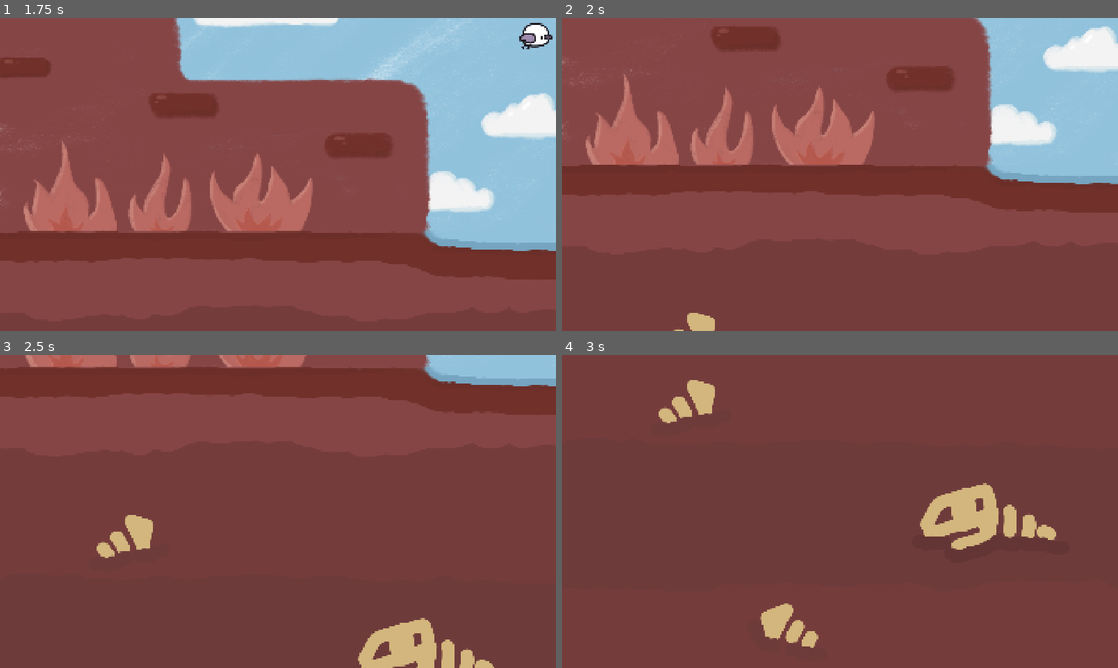
Above: before the commit, frames 1-4 (two rows, left to right).
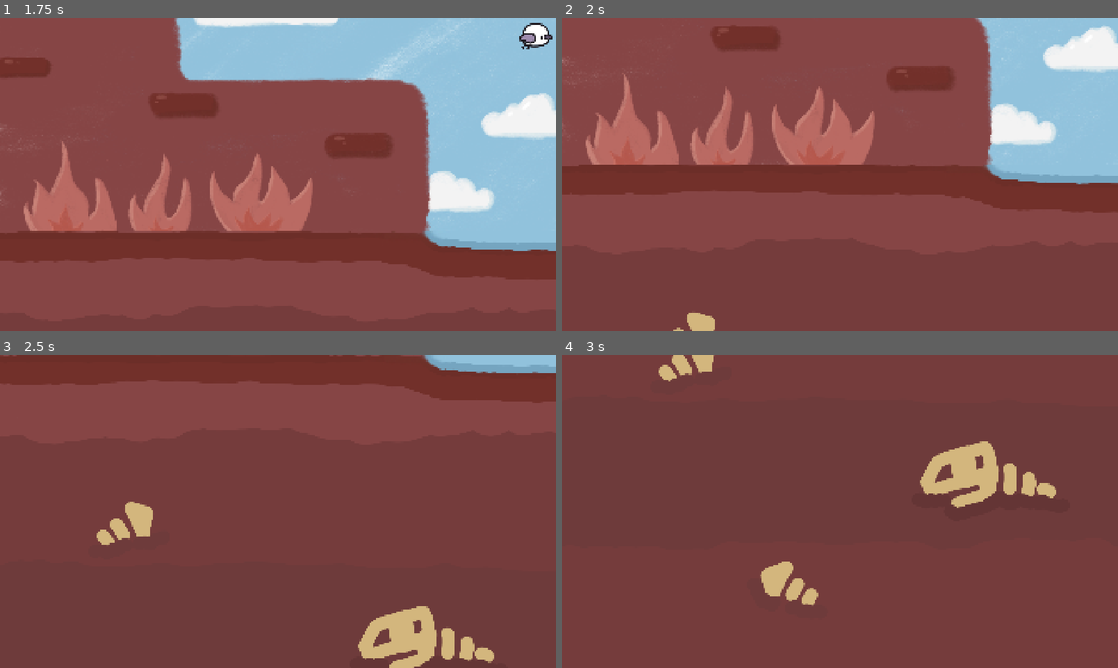
Above: after the commit, the same moments.

Repository: lotrer-yy/git
Game: Godot game, scene res://scenes/ui/main_menu.tscn
The game is run twice, just before and just after one commit, with the same random seed, the same clock (stepped at 60 frames per second) and the same inputs.
Inputs (mouse positions are in pixels of both pictures, inside the frame that each line leads up to):
- Up to frame 1 (1.75 s): click (383, 196) at 0.5 s; tap Enter at 1.25 s; move the mouse to (400, 158) at 1.27 s; hold D (move_right) from 1.28 s (still down); tap Space at 1.35 s; click (400, 158) at 1.42 s; tap W (flap) at 1.52 s
- Up to frame 2 (2 s): keep holding D (move_right); tap W (flap) at 1.82 s
- Up to frame 3 (2.5 s): release D (move_right) at 2 s; drag from (166, 527) to (250, 574) at 2.02 s
- Up to frame 4 (3 s): move the mouse to (895, 442) at 2.77 s; hold A (move_left) from 2.78 s (still down); tap Space at 2.85 s

Frame 1 is identical in both runs. In frame 2, less than 0.1% of the frame differs, in the area x 0-100%, y 5-100%; in frame 3, 11%, in the area x 0-100%, y 0-100%; in frame 4, 6.8%.

Commit message:
首页：地下循环持续加速并限制最高速度

Diff:
--- a/modules/camera/menu_descent_transition.gd
+++ b/modules/camera/menu_descent_transition.gd
@@ -8,6 +8,9 @@
 @export var charge_duration: float = 0.28
 @export var acceleration_duration: float = 1.05
 @export var descent_speed: float = 930.0
+@export var ongoing_acceleration: float = 240.0
+@export var maximum_speed: float = 3200.0
+var current_speed: float = 0.0
 var state: State = State.IDLE
 var elapsed: float = 0.0
 var _launch_time: float = 0.0
@@ -23,9 +26,6 @@
 func _process(delta: float) -> void:
 	if state == State.IDLE:
 		return
-	if state == State.LOOPING:
-		strata.advance(descent_speed * delta)
-		return
 	if state == State.CHARGE:
 		var used := minf(delta, charge_duration - elapsed)
 		elapsed += used
@@ -37,12 +37,13 @@
 		state = State.DESCENDING
 		descent_started.emit()
 		delta -= used
+	var previous_distance := _distance_at(_launch_time)
 	_launch_time += delta
-	var u := minf(_launch_time / acceleration_duration, 1.0)
-	# smoothstep 速度曲线的解析积分，避免按帧累加造成顿挫或速度差。
-	var distance := descent_speed * acceleration_duration * (u * u * u - 0.5 * u * u * u * u)
-	if _launch_time > acceleration_duration:
-		distance += descent_speed * (_launch_time - acceleration_duration)
+	var distance := _distance_at(_launch_time)
+	current_speed = _speed_at(_launch_time)
+	if state == State.LOOPING:
+		strata.advance(distance - previous_distance)
+		return
 	var y := 530.0 + distance
 	camera.zoom = Vector2.ONE * lerpf(1.035, 1.0, smoothstep(0.0, 0.65, _launch_time))
 	var handoff: float = strata.loop_origin + 540.0
@@ -53,3 +54,23 @@
 		loop_started.emit()
 	else:
 		camera.position.y = y
+
+func _speed_at(time: float) -> float:
+	var duration := maxf(acceleration_duration, 0.001)
+	if time < duration:
+		return descent_speed * smoothstep(0.0, duration, time)
+	return minf(maxf(maximum_speed, descent_speed),
+		descent_speed + maxf(ongoing_acceleration, 0.0) * (time - duration))
+
+func _distance_at(time: float) -> float:
+	# 统一用解析积分计算全程距离，进入循环和达到最高速度时都不重置运动。
+	var duration := maxf(acceleration_duration, 0.001)
+	var u := clampf(time / duration, 0.0, 1.0)
+	var distance := descent_speed * duration * (u * u * u - 0.5 * u * u * u * u)
+	var tail := maxf(time - duration, 0.0)
+	var acceleration := maxf(ongoing_acceleration, 0.0)
+	if acceleration <= 0.0:
+		return distance + descent_speed * tail
+	var cap := maxf(maximum_speed, descent_speed)
+	var accelerating := minf(tail, (cap - descent_speed) / acceleration)
+	return distance + descent_speed * accelerating + 0.5 * acceleration * accelerating * accelerating + cap * (tail - accelerating)
Not shown, changed: 首页下潜测试.md
